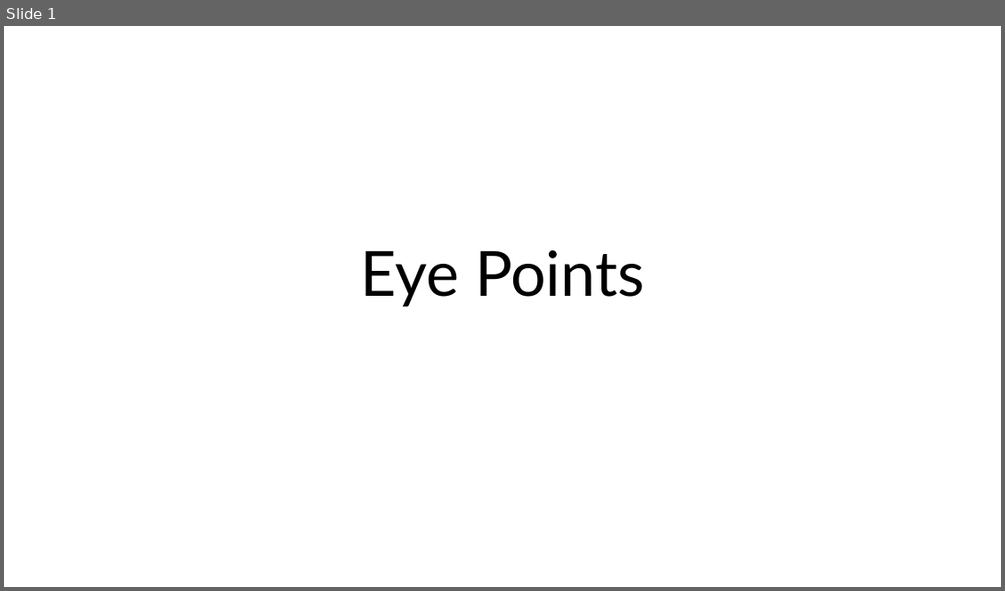
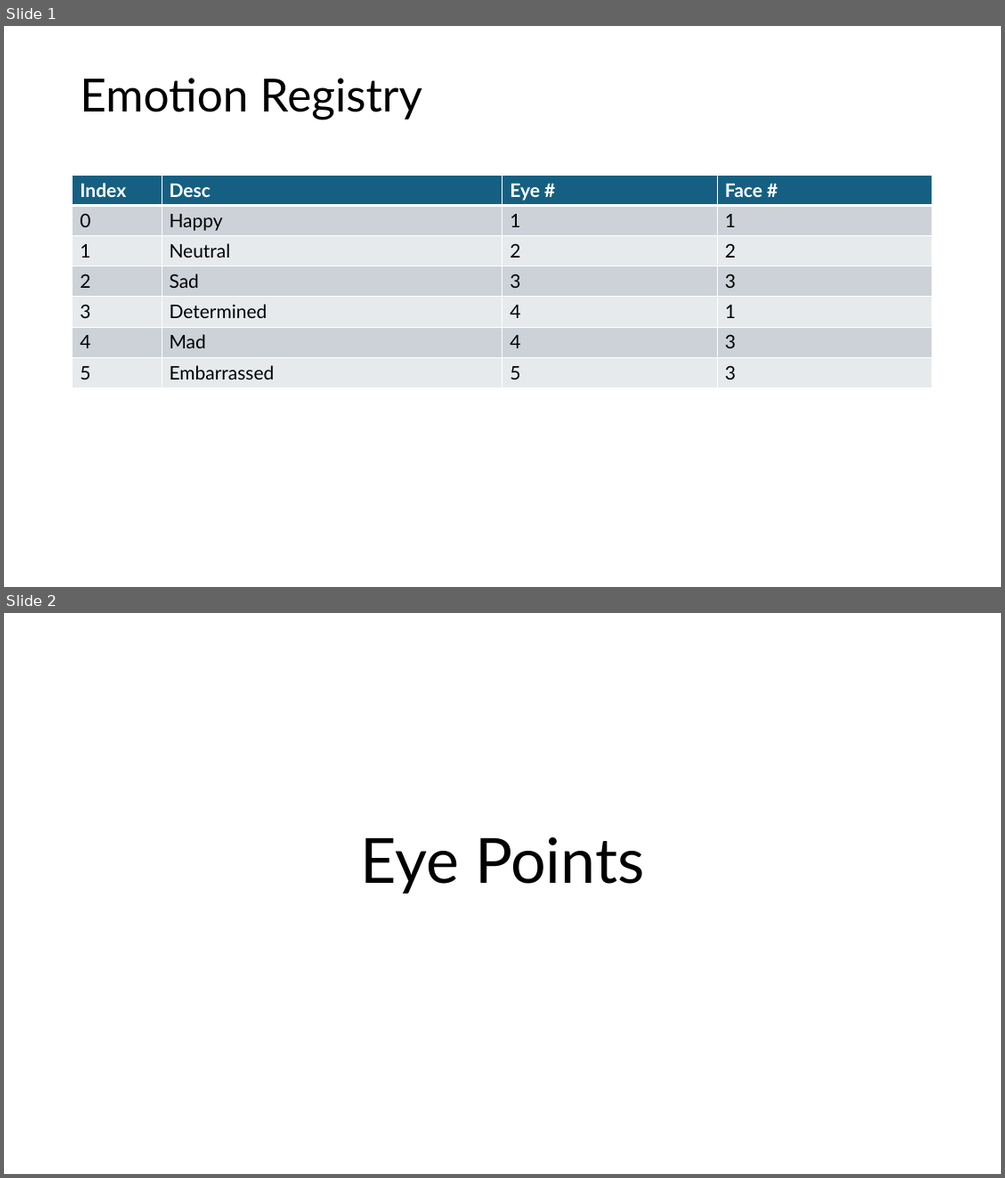
Before and after one commit to 1withspaghetti/SpagProtogenVisor, a slide deck: assets/FaceMaps.pptx. Shown one above the other, each under a label of ours: slide 1 before the commit, slides 1 and 2 after it. The pictures are 1005x591 and 1005x1178 pixels, drawn with LibreOffice and Linux fonts; fonts in the diff are those of the drawing. Boxes give left, top, right and bottom in pixels: in the first picture for what was removed or moved away, otherwise in the second. Text is boxed around its words. In the diff, an @@ line names an element or a change of style, - is before the commit and + after.

Commit message:
Optimizations, proper emotions, color cycle

```diff
--- a/assets/FaceMaps.pptx
+++ b/assets/FaceMaps.pptx
@@ slide 1 added at (x1=4, y1=26, x2=1001, y2=587), background #FFFFFF @@
@@ title added at (x1=80, y1=78, x2=422, y2=120), 44 pt, text #000000 @@
+Emotion Registry
@@ table added at (x1=73, y1=176, x2=933, y2=388), 7 rows, 4 columns @@
+Index | Desc | Eye # | Face #
+0 | Happy | 1 | 1
+1 | Neutral | 2 | 2
+2 | Sad | 3 | 3
+3 | Determined | 4 | 1
+4 | Mad | 4 | 3
+5 | Embarrassed | 5 | 3
@@ what was slide 1 is now slide 2 @@
```
Also in this commit, not shown: 1 slide changed, 5 other files.
